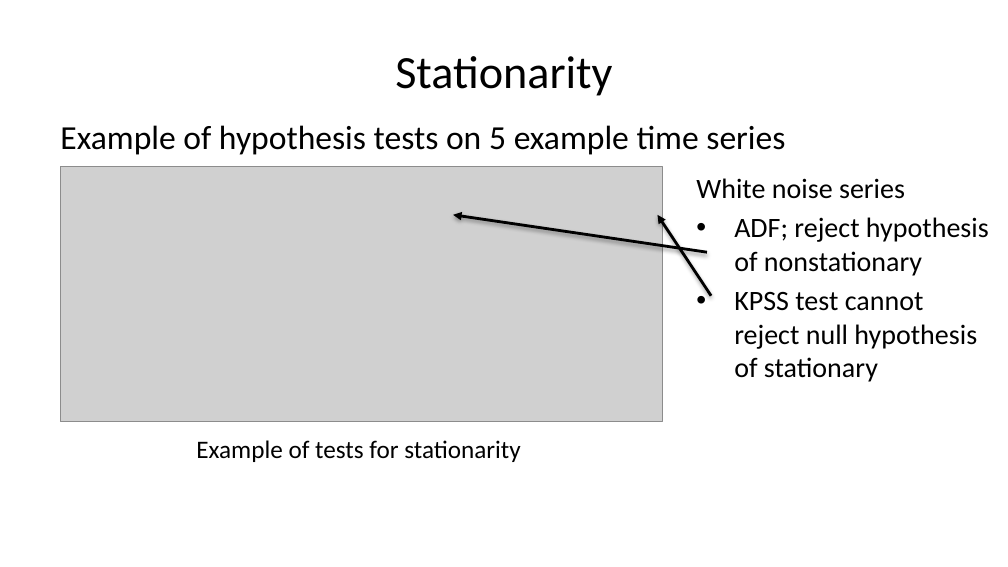
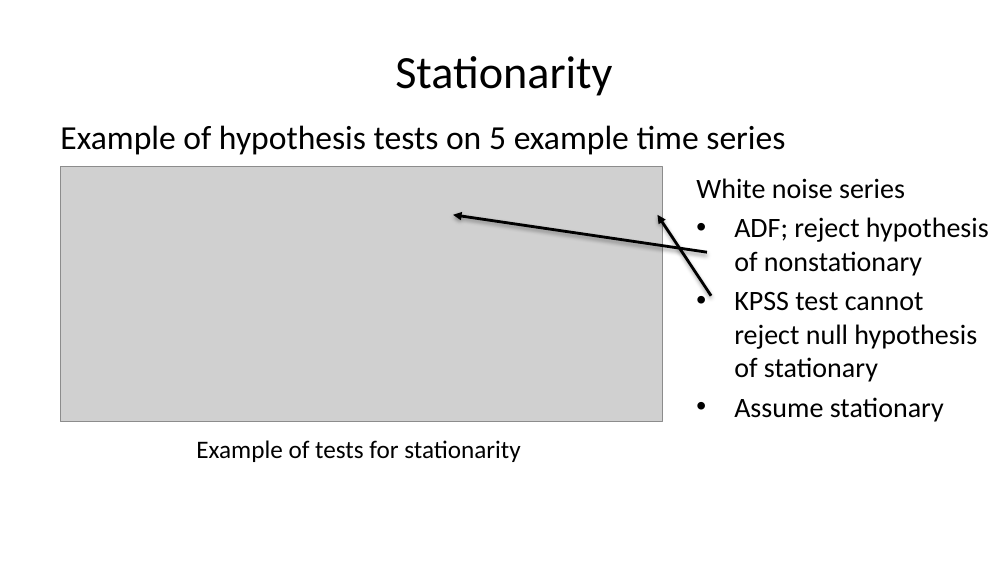
Before and after one commit to StephenElston/CSCI-E-83, a slide deck: slide 67 of LectureSlides/11_PropertiesOfTimeSeries.pptx (slide 66 before the commit). Drawn at 1008x567 pixels with LibreOffice and Linux fonts; fonts in the diff are those of the drawing; grey boxes stand for pictures. Boxes give left, top, right and bottom in pixels: in the first picture for what was removed or moved away, otherwise in the second. Text is boxed around its words. In the diff, an @@ line names an element or a change of style, - is before the commit and + after.

```diff
--- a/LectureSlides/11_PropertiesOfTimeSeries.pptx
+++ b/LectureSlides/11_PropertiesOfTimeSeries.pptx
@@ text at (734,397,944,422): paragraph added @@
+• Assume stationary
```
Also in this commit, not shown: 12 other slides changed, 2 slides added.
